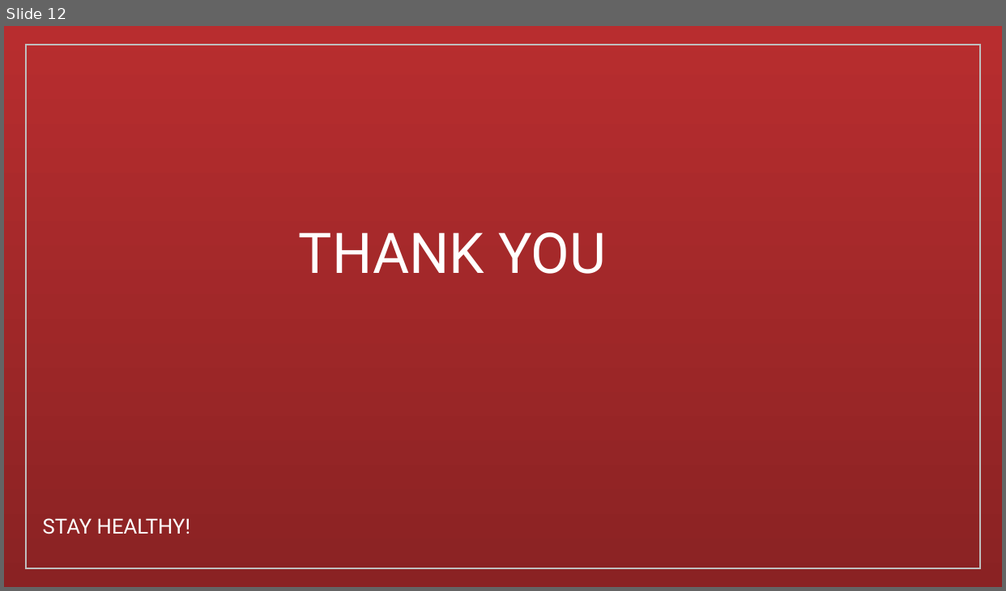
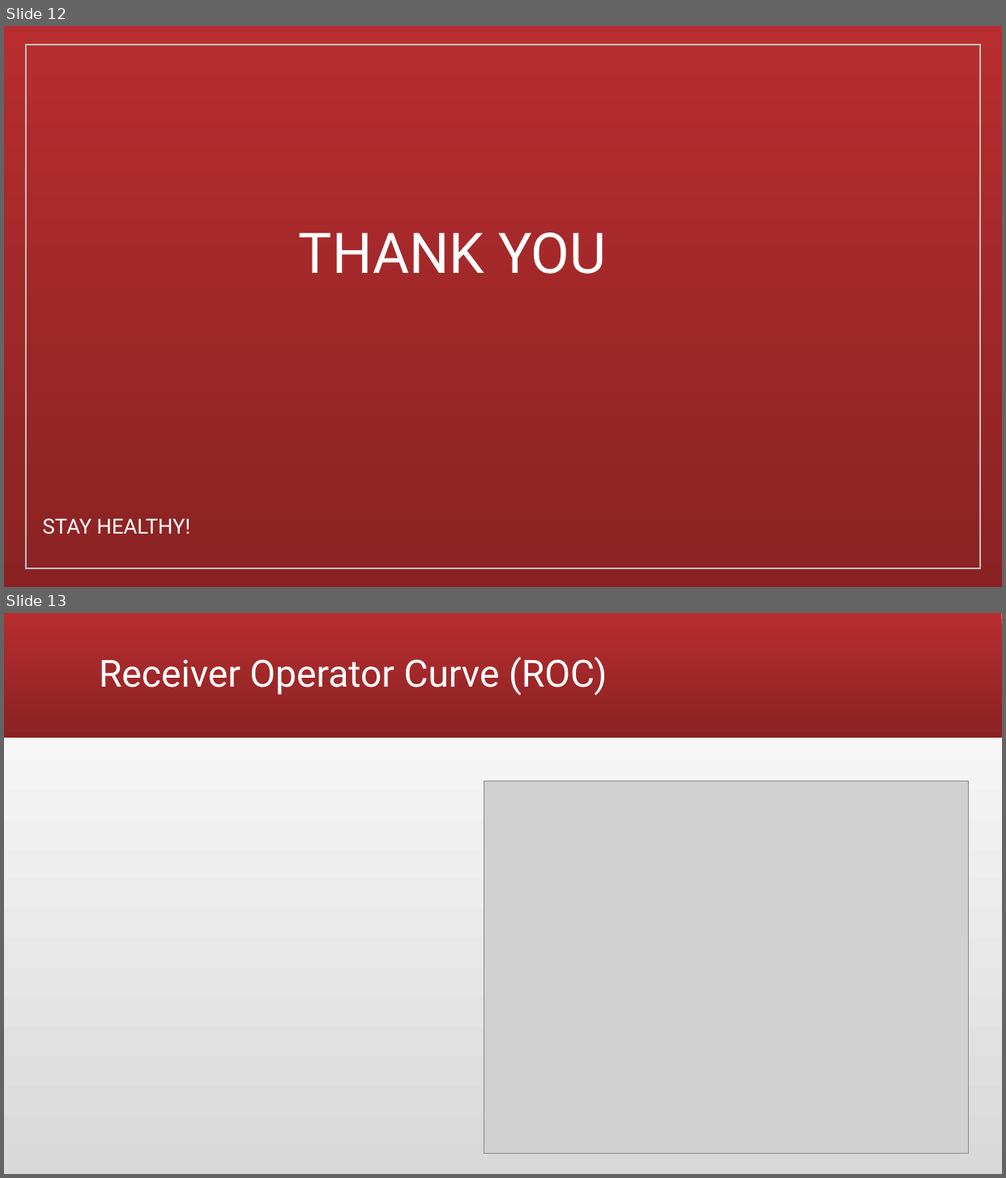
Before and after one commit to andiosika/Binomial-Classification-Ranom-Forest-hyper-imbalance, a slide deck: Covid19Preso.pptx. Shown one above the other, each under a label of ours: slide 12 before the commit, slides 12 and 13 after it. The pictures are 1006x591 and 1006x1178 pixels, drawn with LibreOffice and Linux fonts; fonts in the diff are those of the drawing; grey boxes stand for pictures. Boxes give left, top, right and bottom in pixels: in the first picture for what was removed or moved away, otherwise in the second. Text is boxed around its words. In the diff, an @@ line names an element or a change of style, - is before the commit and + after.

```diff
--- a/Covid19Preso.pptx
+++ b/Covid19Preso.pptx
@@ slide 13 added at bbox=[4, 613, 1002, 1174], background gradient #D9D9D9 to #FFFFFF @@
@@ rectangle added at bbox=[4, 613, 1002, 738], fill gradient #B82D2F to #8A2223 @@
@@ title added at bbox=[99, 657, 607, 696], 36 pt, text #FFFFFF @@
+Receiver Operator Curve (ROC)
@@ picture added at bbox=[484, 781, 969, 1153] @@
```
Also in this commit, not shown: 5 slides changed, 5 other files.
